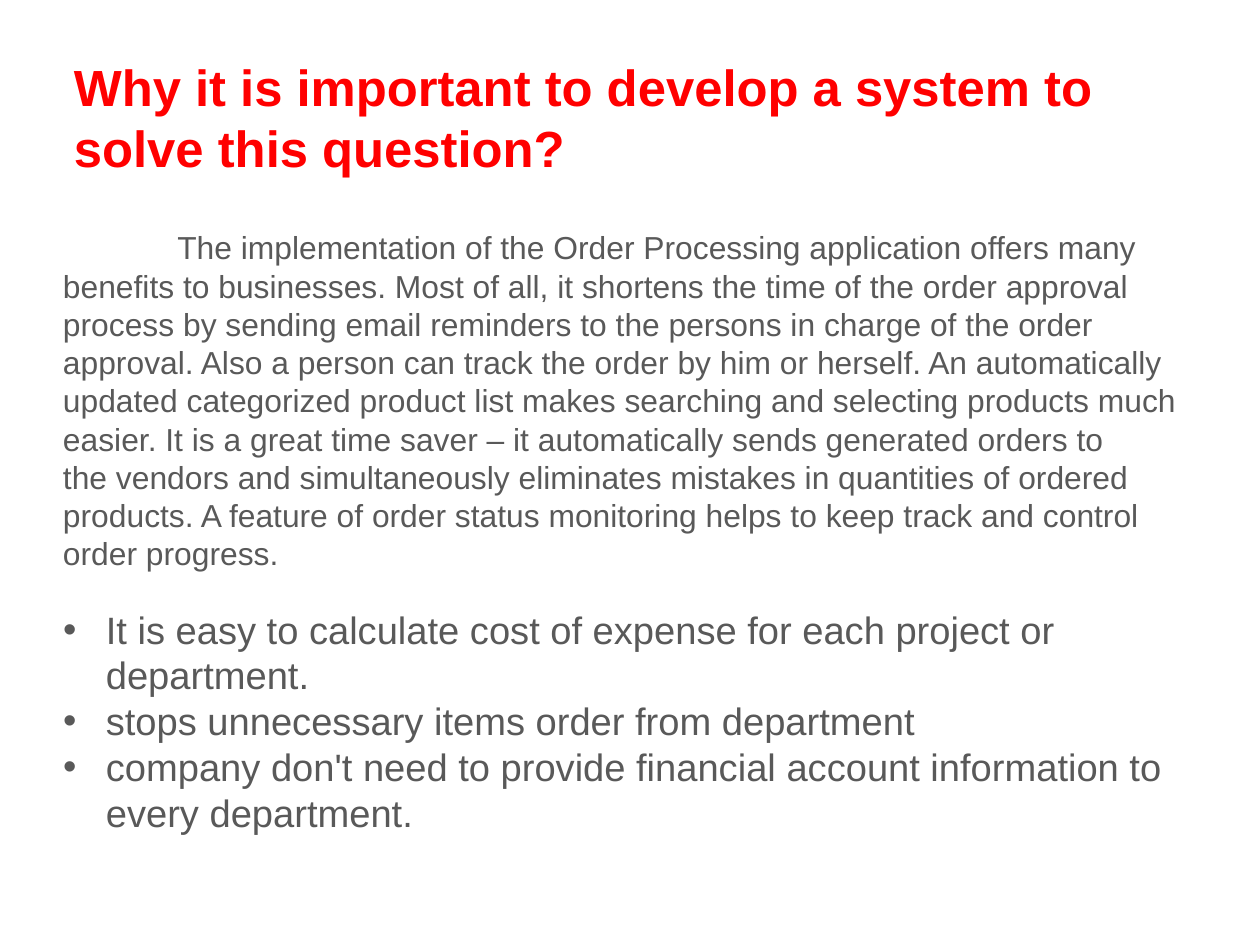
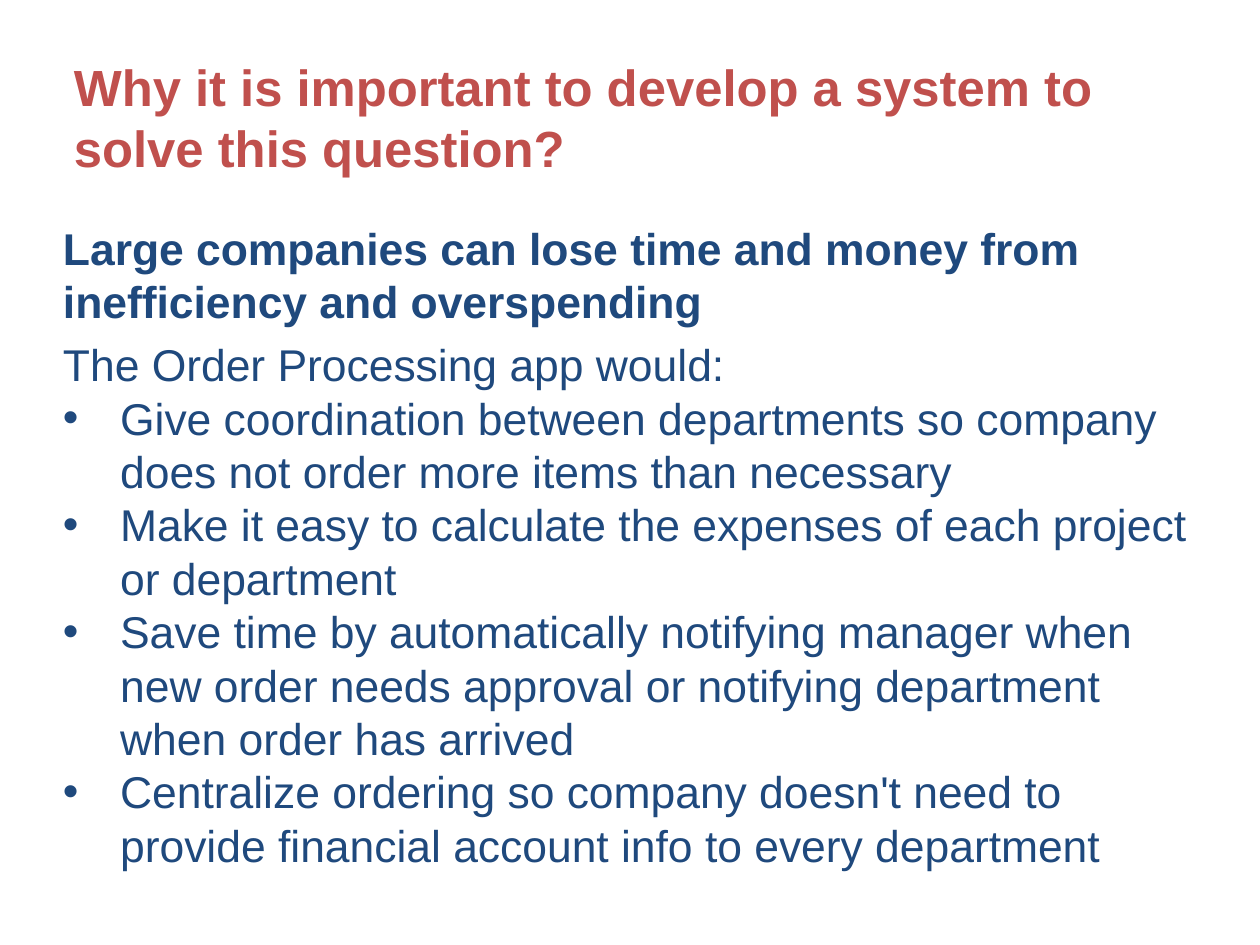
Before and after one commit to mkhalid578/orderProcessing, a slide deck: slide 3 of Project_Proposal.pptx (slide 4 before the commit). Drawn at 1260x945 pixels with LibreOffice and Linux fonts; fonts in the diff are those of the drawing. Boxes give left, top, right and bottom in pixels: in the first picture for what was removed or moved away, otherwise in the second. Text is boxed around its words. In the diff, an @@ line names an element or a change of style, - is before the commit and + after.

Commit message:
Re-worded introductory slides
and added colors to the rest of the slides

```diff
--- a/Project_Proposal.pptx
+++ b/Project_Proposal.pptx
@@ text "Why it is important to ..." at (x1=74, y1=69, x2=1092, y2=177): text colour #FF0000 to #C0504D @@
@@ text at (x1=63, y1=232, x2=1186, y2=871): text changed; size 20 to 28 pt; text colour #595959 to #1F497D @@
-The implementation of the Order Processing application offers many benefits to businesses. Most of all, it shortens the time of the order approval process by sending email reminders to the persons in charge of the order approval. Also a person can track the order by him or herself. An automatically updated categorized product list makes searching and selecting products much easier. It is a great time saver – it automatically sends generated orders to the vendors and simultaneously eliminates mistakes in quantities of ordered products. A feature of order status monitoring helps to keep track and control order progress.
-• It is easy to calculate cost of expense for each project or department.
-• stops unnecessary items order from department
-• company don't need to provide financial account information to every department.
+Large companies can lose time and money from inefficiency and overspending
+The Order Processing app would:
+• Give coordination between departments so company does not order more items than necessary
+• Make it easy to calculate the expenses of each project or department
+• Save time by automatically notifying manager when new order needs approval or notifying department when order has arrived
+• Centralize ordering so company doesn't need to provide financial account info to every department
```
Also in this commit, not shown: 5 other slides changed, 1 slide added, 2 slides removed.
